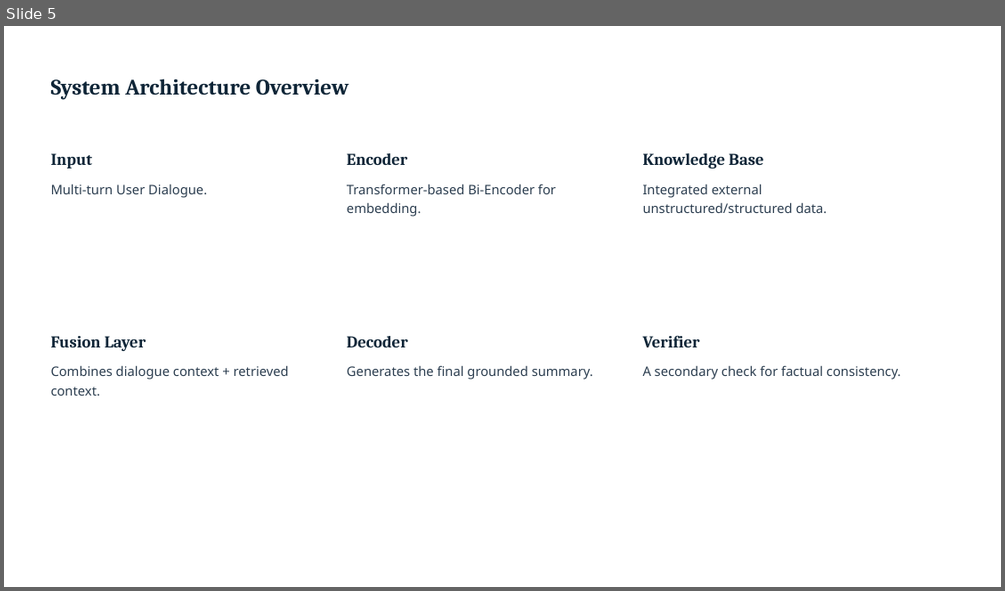
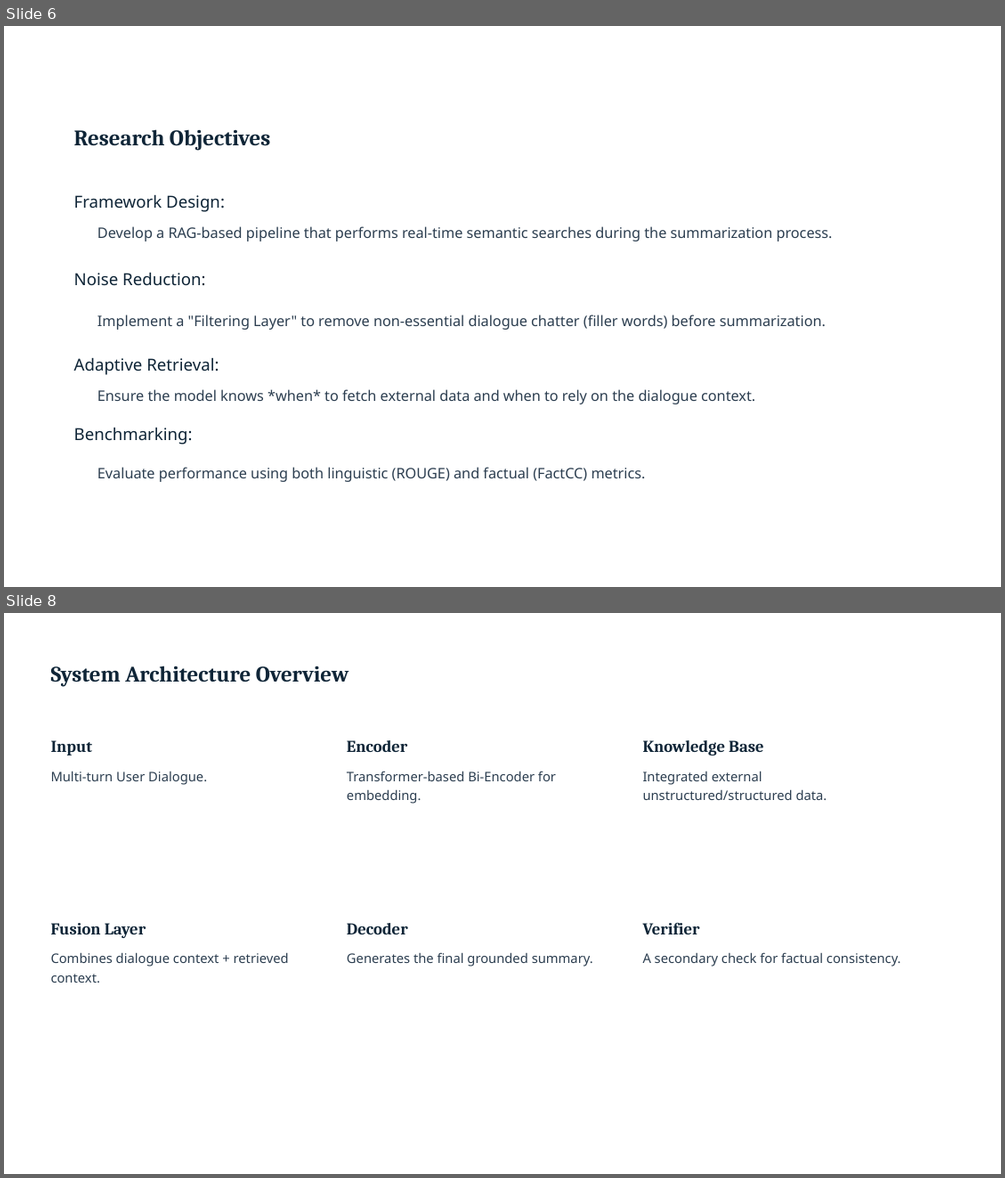
Before and after one commit to sOuL2000s/single-ppt-hosting-website, a slide deck: Q2_Project_Status_Update_Advanced_AI_Dialogue_Summarization_Framework.pptx. Shown one above the other, each under a label of ours: slide 5 before the commit, slides 6 and 8 after it; the slides between them are not shown. The pictures are 1005x591 and 1005x1178 pixels, drawn with LibreOffice and Linux fonts; fonts in the diff are those of the drawing; background and template pictures are left out. Boxes give left, top, right and bottom in pixels: in the first picture for what was removed or moved away, otherwise in the second. Text is boxed around its words. In the diff, an @@ line names an element or a change of style, - is before the commit and + after.

```diff
--- a/Q2_Project_Status_Update_Advanced_AI_Dialogue_Summarization_Framework.pptx
+++ b/Q2_Project_Status_Update_Advanced_AI_Dialogue_Summarization_Framework.pptx
@@ slide 6 added at bbox=[4, 26, 1001, 587], background #FFFFFF @@
@@ text added at bbox=[74, 129, 270, 150], 16 pt, text #0F2537, bold @@
+Research Objectives
@@ text added at bbox=[74, 194, 225, 212], 12 pt, text #0F2537 @@
+Framework Design:
@@ text added at bbox=[97, 226, 833, 241], 10.5 pt, text #2C3E50 @@
+Develop a RAG-based pipeline that performs real-time semantic searches during the summarization process.
@@ text added at bbox=[74, 272, 205, 286], 12 pt, text #0F2537 @@
+Noise Reduction:
@@ text added at bbox=[97, 314, 825, 329], 10.5 pt, text #2C3E50 @@
+Implement a "Filtering Layer" to remove non-essential dialogue chatter (filler words) before summarization.
@@ text added at bbox=[74, 357, 218, 375], 12 pt, text #0F2537 @@
+Adaptive Retrieval:
@@ text added at bbox=[97, 389, 755, 404], 10.5 pt, text #2C3E50 @@
+Ensure the model knows *when* to fetch external data and when to rely on the dialogue context.
@@ text added at bbox=[74, 427, 193, 444], 12 pt, text #0F2537 @@
+Benchmarking:
@@ text added at bbox=[97, 467, 646, 482], 10.5 pt, text #2C3E50 @@
+Evaluate performance using both linguistic (ROUGE) and factual (FactCC) metrics.
@@ what was slide 5 is now slide 8 @@
```
Also in this commit, not shown: 3 slides changed, 6 other slides added, 4 slides removed.
